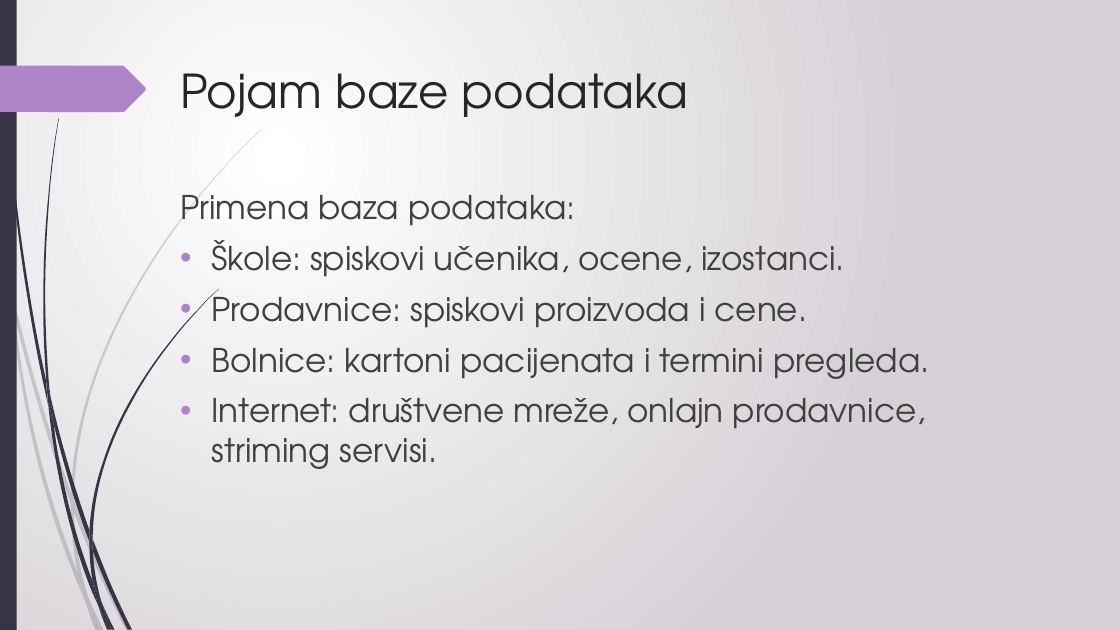
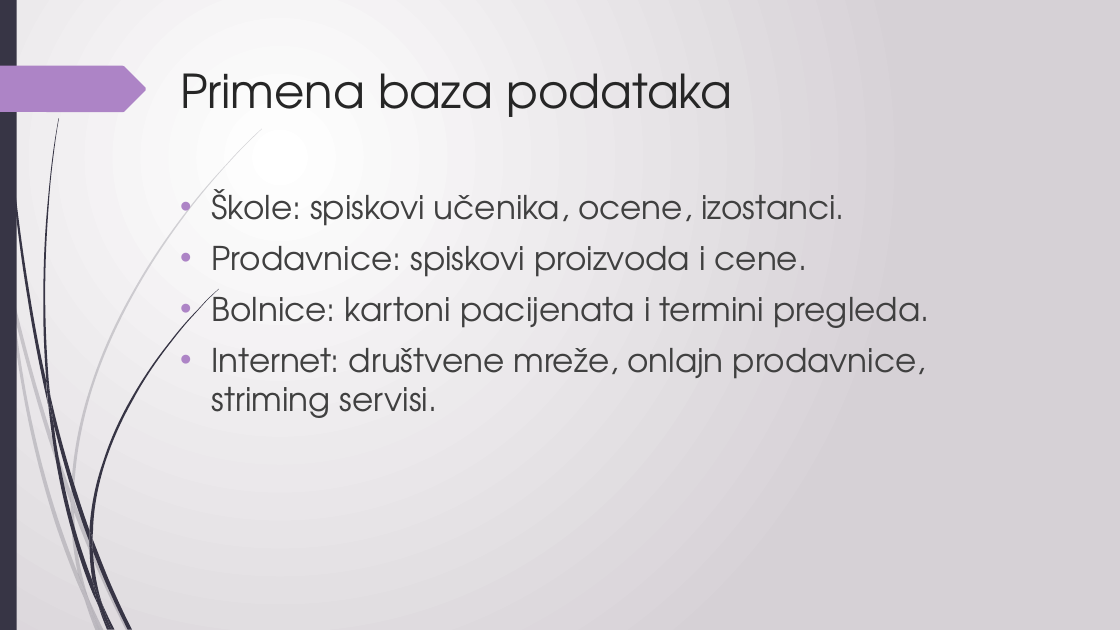
Before and after one commit to sanastojanovic/MNRI, a slide deck: slide 4 of 2025_seminarski/ml24821_Tanja_Sevic/bazePodataka.pptx. Drawn at 1120x630 pixels with LibreOffice and Linux fonts; fonts in the diff are those of the drawing. Boxes give left, top, right and bottom in pixels: in the first picture for what was removed or moved away, otherwise in the second. Text is boxed around its words. In the diff, an @@ line names an element or a change of style, - is before the commit and + after.

```diff
--- a/2025_seminarski/ml24821_Tanja_Sevic/bazePodataka.pptx
+++ b/2025_seminarski/ml24821_Tanja_Sevic/bazePodataka.pptx
@@ title at (180,73,732,117): text changed @@
-Pojam baze podataka
+Primena baza podataka
@@ text at (180,193,576,226): paragraph removed @@
-Primena baza podataka:
```
Also in this commit, not shown: 18 other slides changed.
